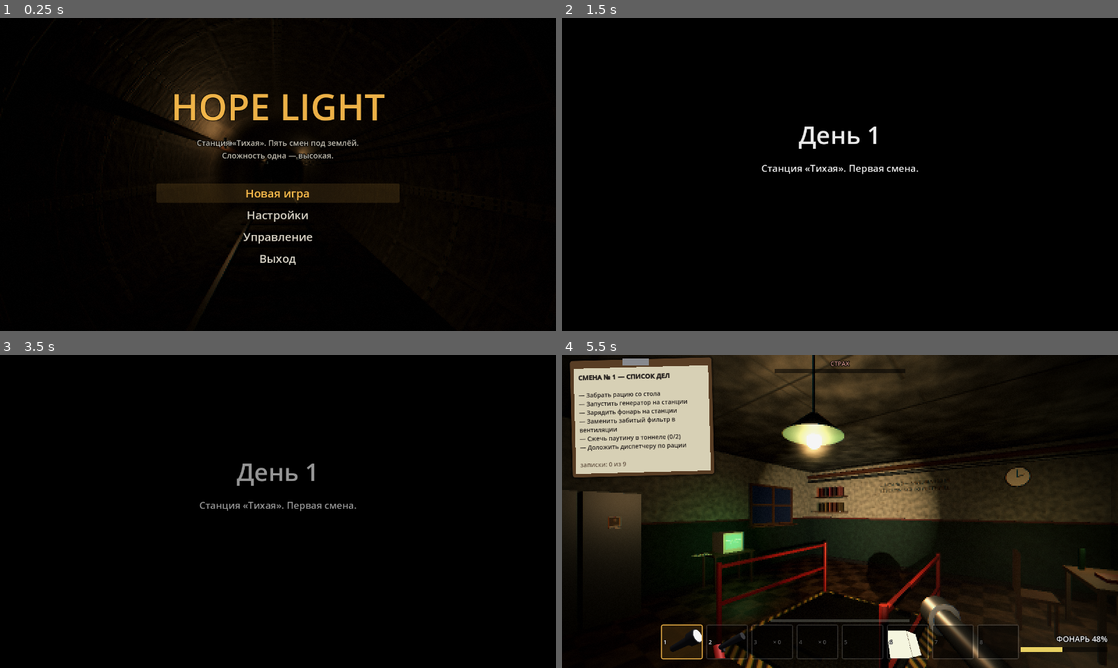
Above: before the commit, frames 1-4 (two rows, left to right).
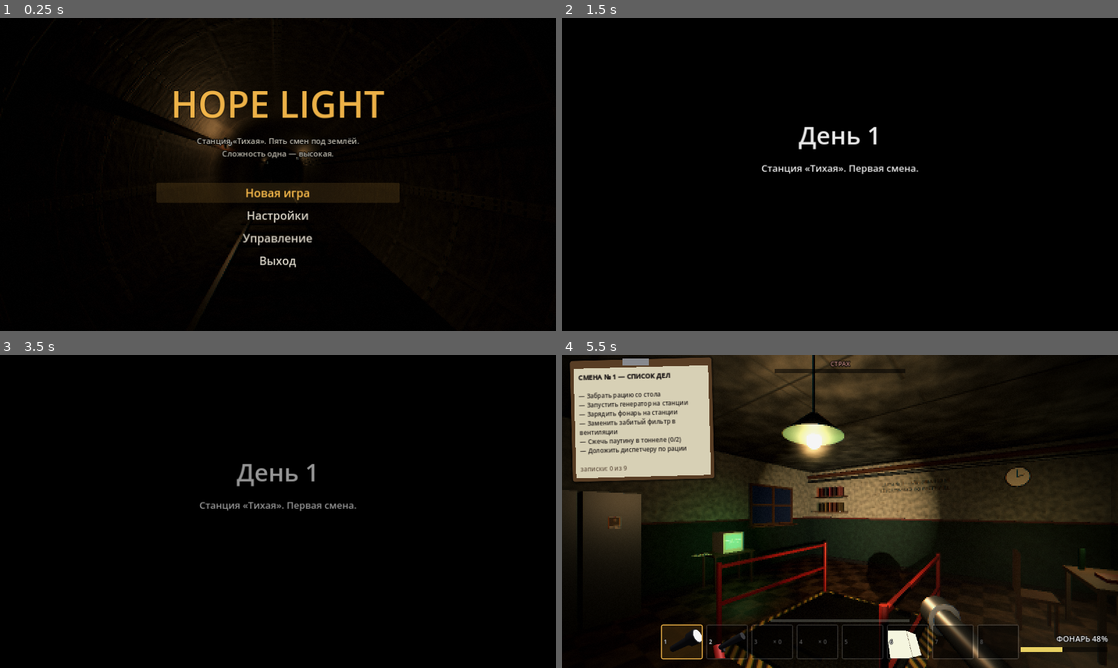
Above: after the commit, the same moments.

Repository: DemonLibe/GadotGame
Game: Godot game, scene res://scenes/main_menu.tscn
Two runs of this game, one before a commit and one after it. Both use one fixed random seed, a clock stepped at 60 frames per second and the inputs below.
Inputs (mouse positions are in pixels of both pictures, inside the frame that each line leads up to):
- Up to frame 1 (0.25 s): no input
- Up to frame 2 (1.5 s): click "Новая игра" at 0.5 s; tap Enter (ui_accept) at 1.25 s; move the mouse to (867, 174) at 1.27 s; press the mouse at (867, 174) at 1.28 s; hold W (move_forward) from 1.28 s (still down)
- Up to frame 3 (3.5 s): keep holding W (move_forward); tap Space (jump) at 1.52, 2.27 s; tap Enter (ui_accept) at 2 s; move the mouse to (250, 511) at 2.02 s; release the mouse at (250, 511) at 2.03 s; tap C (crouch) at 2.1 s; tap R (restart) at 2.75 s; move the mouse to (289, 505) at 2.77 s; tap F (flashlight) at 2.85 s
- Up to frame 4 (5.5 s): keep holding W (move_forward); move the mouse to (834, 517) at 3.52 s; tap E (interact) at 3.6 s; click (834, 517) at 3.67 s; tap Space (jump) at 3.77, 4.52, 5.27 s; move the mouse to (878, 514) at 4.27 s; hold Shift (run) 4.28-5.03 s; move the mouse to (795, 508) at 5.02 s; tap 1 (slot_1) at 5.1 s

The runs differ from the first frame. In frame 1, 2.6% of the frame differs, in the area x 28-72%, y 23-80%; in frame 2, 0.4%; in frame 3, 0.3%; in frame 4, 2.6%, in the area x 1-99%, y 1-93%.

Commit message:
Интерфейс подстраивается под разрешение окна
Режим растяжения canvas_items (база 1280×720, aspect expand): меню, HUD
и записки масштабируются вместе с окном. В настройках — «Масштаб
интерфейса» (80–125 %), применяется, когда ползунок отпущен.

Co-Authored-By: Claude Opus 5.5 <noreply@anthropic.com>
Claude-Session: https://claude.ai/code/session_015cPHThLmWcxFpdARS2tYRg

Diff:
--- a/project.godot
+++ b/project.godot
@@ -25,6 +25,8 @@
 
 window/size/viewport_width=1280
 window/size/viewport_height=720
+window/stretch/mode="canvas_items"
+window/stretch/aspect="expand"
 
 [rendering]
 
--- a/scripts/settings.gd
+++ b/scripts/settings.gd
@@ -15,6 +15,7 @@
 	"brightness": 1.0,
 	"grain": true,        # плёночное зерно
 	"fullscreen": false,
+	"ui_scale": 1.0,      # масштаб интерфейса поверх подстройки под разрешение
 }
 const BUSES := ["Voice", "Ambience"]
 
@@ -70,6 +71,8 @@
 	_set_volume("Master", float(_values["master"]))
 	_set_volume("Voice", float(_values["voice"]))
 	_set_volume("Ambience", float(_values["ambience"]))
+	# Интерфейс растягивается вместе с окном (display/window/stretch), а это — добавочный множитель.
+	get_tree().root.content_scale_factor = float(_values["ui_scale"])
 	if window and DisplayServer.get_name() != "headless":
 		var full: bool = _values["fullscreen"]
 		DisplayServer.window_set_mode(DisplayServer.WINDOW_MODE_FULLSCREEN if full else DisplayServer.WINDOW_MODE_WINDOWED)
--- a/scripts/settings_panel.gd
+++ b/scripts/settings_panel.gd
@@ -25,6 +25,7 @@
 	_heading("Изображение")
 	_slider("fov", "Поле зрения", 55.0, 100.0, 1.0, func(v): return "%d°" % int(v))
 	_slider("brightness", "Яркость", 0.6, 1.6, 0.05, _percent)
+	_slider("ui_scale", "Масштаб интерфейса", 0.8, 1.25, 0.05, _percent, true)
 	_check("grain", "Плёночное зерно")
 	_check("fullscreen", "Во весь экран")
 
@@ -81,7 +82,8 @@
 	add_child(l)
 
 
-func _slider(key: String, text: String, lo: float, hi: float, step: float, fmt: Callable) -> void:
+## on_release — применять, только когда ползунок отпустили (масштаб интерфейса двигает сам ползунок под мышью).
+func _slider(key: String, text: String, lo: float, hi: float, step: float, fmt: Callable, on_release := false) -> void:
 	var row := HBoxContainer.new()
 	row.add_theme_constant_override("separation", 12)
 	add_child(row)
@@ -105,9 +107,16 @@
 	row.add_child(value_label)
 	var update := func(): value_label.text = fmt.call(s.value)
 	s.set_meta("update", update)
+	var dragging := [false]
 	s.value_changed.connect(func(v: float):
 		update.call()
-		Settings.set_value(key, v))
+		if not (on_release and dragging[0]):
+			Settings.set_value(key, v))
+	if on_release:
+		s.drag_started.connect(func(): dragging[0] = true)
+		s.drag_ended.connect(func(_changed: bool):
+			dragging[0] = false
+			Settings.set_value(key, s.value))
 	s.focus_entered.connect(func(): name_label.add_theme_color_override("font_color", AMBER))
 	s.focus_exited.connect(func(): name_label.add_theme_color_override("font_color", TEXT))
 	_rows[key] = s
